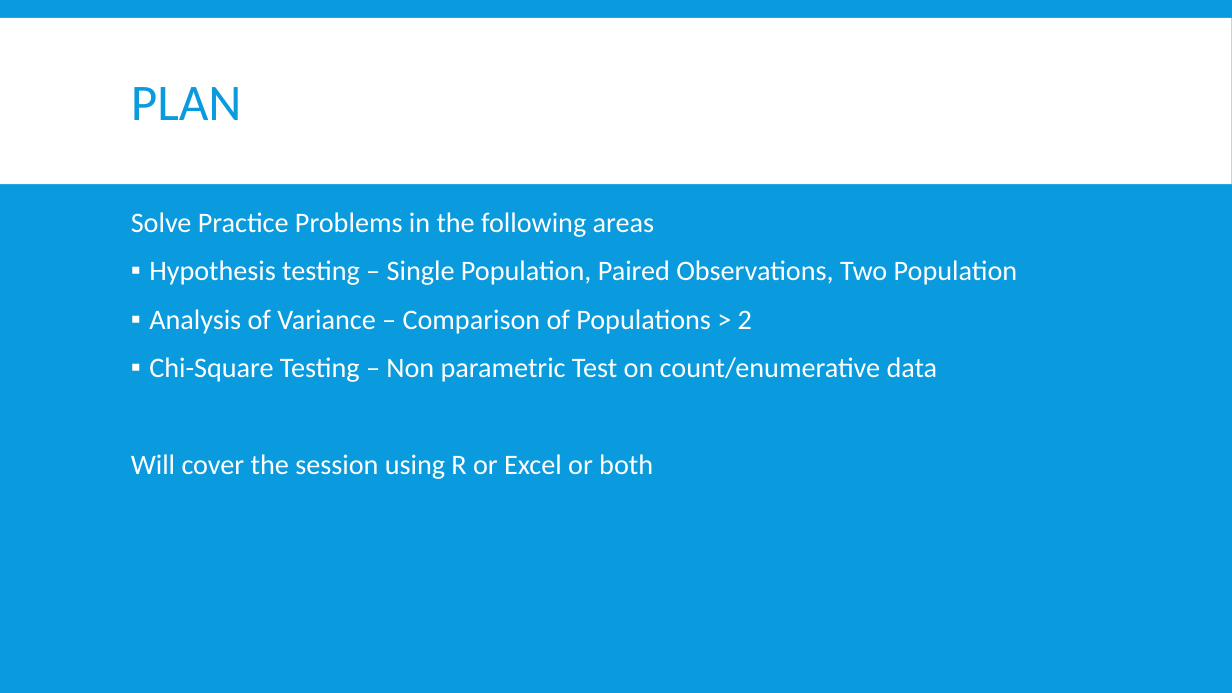
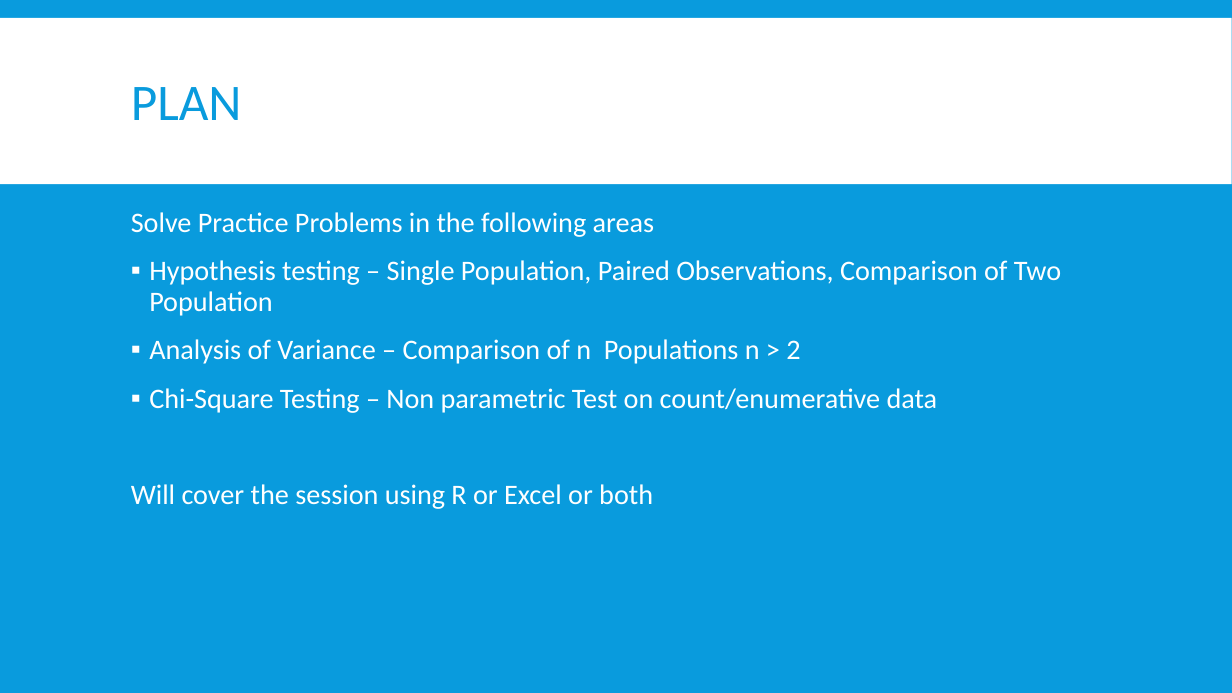
Before and after one commit to asuryam/ISB-Tutorials, a slide deck: slide 2 of ISB_SA1_Tutorials.pptx. Drawn at 1232x693 pixels with LibreOffice and Linux fonts; fonts in the diff are those of the drawing. Boxes give left, top, right and bottom in pixels: in the first picture for what was removed or moved away, otherwise in the second. Text is boxed around its words. In the diff, an @@ line names an element or a change of style, - is before the commit and + after.

```diff
--- a/ISB_SA1_Tutorials.pptx
+++ b/ISB_SA1_Tutorials.pptx
@@ text at box(149, 260, 1061, 364): text changed @@
-▪ Hypothesis testing – Single Population, Paired Observations, Two Population
-▪ Analysis of Variance – Comparison of Populations > 2
+▪ Hypothesis testing – Single Population, Paired Observations, Comparison of Two Population
+▪ Analysis of Variance – Comparison of n Populations n > 2
```
Also in this commit, not shown: 3 other files.
